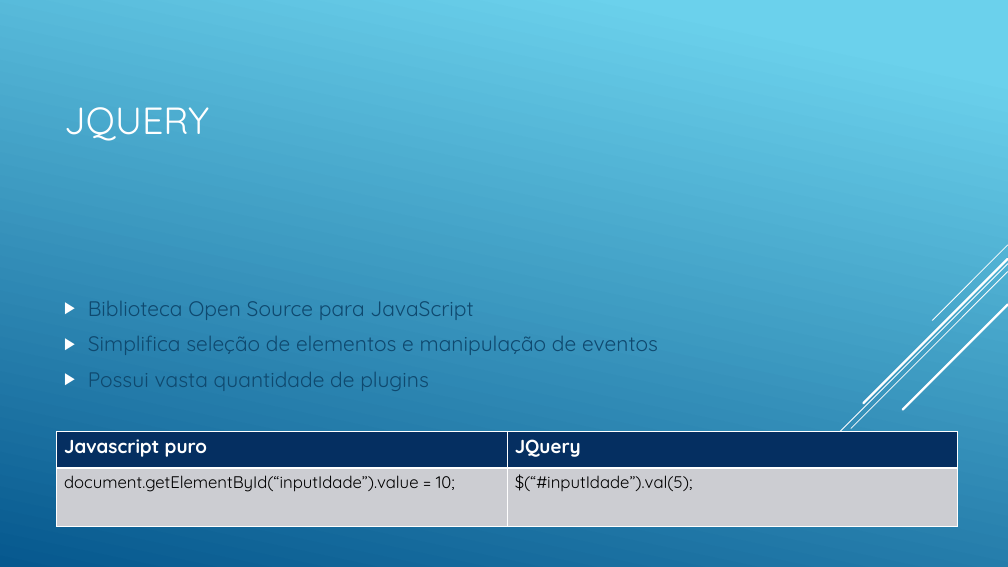
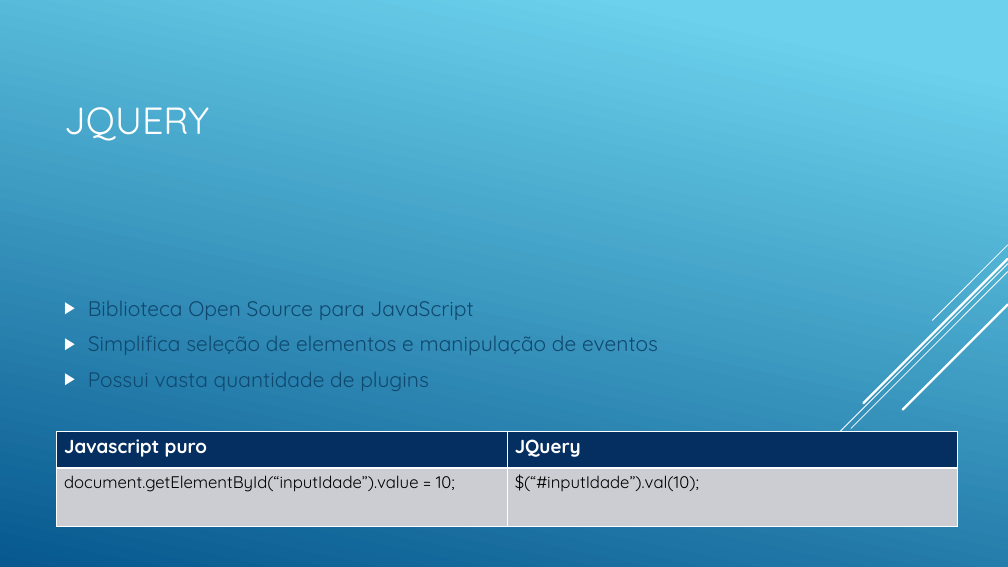
Before and after one commit to matheustristao/AulaFrontEnd, a slide deck: slide 6 of front-end.pptx. Drawn at 1008x567 pixels with LibreOffice and Linux fonts; fonts in the diff are those of the drawing. Boxes give left, top, right and bottom in pixels: in the first picture for what was removed or moved away, otherwise in the second. Text is boxed around its words. In the diff, an @@ line names an element or a change of style, - is before the commit and + after.

```diff
--- a/front-end.pptx
+++ b/front-end.pptx
@@ table at box(57, 431, 958, 526) @@
-row 2, column 2: $(“#inputIdade”).val(5);
+row 2, column 2: $(“#inputIdade”).val(10);
```
Also in this commit, not shown: 3 other files.
